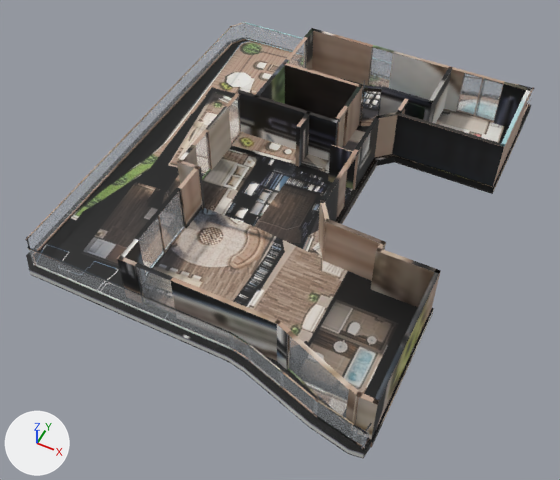
The glTF model akasya-3d/kent-47/model.glb: old version first, new version second.
The view is the same before and after, from a 50 mm lens placed at (10.3, -21.9, 23.6), pointed at (0.4, -2.2, -1.0). The lights are fixed; the arrows at lower left show +X, +Y and +Z. The picture after the commit comes second. Where no turn or scale is listed for an object, it has been applied to the vertices. Vertices at exactly the same position are counted once.

Script lines for the objects in view, before the commit:
```python
mat_baked = bpy.data.materials.new('baked')
mat_baked.use_nodes = True; mat_baked.node_tree.nodes.clear()
_N = mat_baked.node_tree.nodes; _L = mat_baked.node_tree.links
n0 = _N.new('ShaderNodeBsdfPrincipled'); n0.name = 'Principled BSDF'
n1 = _N.new('ShaderNodeOutputMaterial'); n1.name = 'Material Output'
n2 = _N.new('ShaderNodeTexImage'); n2.name = 'Image Texture'
n2.image = img_model_glb
n3 = _N.new('ShaderNodeMapping'); n3.name = 'Mapping'
n3.inputs[1].default_value = (0.000867, -14.98, 0.0)  # 'Location'
n3.inputs[3].default_value = (15.63, 15.98, 1.0)  # 'Scale'
n4 = _N.new('ShaderNodeUVMap'); n4.name = 'UV Map'
n4.uv_map = 'UVMap'
_L.new(n0.outputs[0], n1.inputs[0])  # 'BSDF' to 'Surface'
_L.new(n2.outputs[0], n0.inputs[0])  # 'Color' to 'Base Color'
_L.new(n3.outputs[0], n2.inputs[0])  # 'Vector' to 'Vector'
_L.new(n4.outputs[0], n3.inputs[0])  # 'UV' to 'Vector'
me_mesh_0 = bpy.data.meshes.new('Mesh_0')
me_mesh_0.from_pydata(...)  # 2743 vertices, 4952 faces; spans x 0.0..15.7, y -20.6..0.0, z 0.0..2.6
me_mesh_0.materials.append(mat_baked)
me_mesh_19 = bpy.data.meshes.new('Mesh_19')
me_mesh_19.from_pydata(...)  # a box spanning x 8.07..9.14, y -2.21..-2.19, z 0.36..2.61
me_mesh_19.materials.append(mat_glass_rt)  # white #edf3f9
me_mesh_22 = bpy.data.meshes.new('Mesh_22')
me_mesh_22.from_pydata(...)  # a box spanning x 5.56..7.07, y -18.55..-18.53, z 0.36..2.61
me_mesh_22.materials.append(mat_glass_rt)  # white #edf3f9
ob_mesh_0 = bpy.data.objects.new('Mesh_0', me_mesh_0)
ob_mesh_0.location = (-7.92, 10.32, -0.36)
ob_mesh_19 = bpy.data.objects.new('Mesh_19', me_mesh_19)
ob_mesh_19.location = (-7.92, 10.32, -0.36)
ob_mesh_22 = bpy.data.objects.new('Mesh_22', me_mesh_22)
ob_mesh_22.location = (-7.92, 10.32, -0.36)
# also in view: 'Mesh_21' at (-3.0, -5.7, 1.1); 'Mesh_8' at (-2.7, 8.9, 0.5); 'Mesh_2' at (-7.6, 0.0, 0.5); 'Mesh_23' at (5.2, -8.9, 1.1); 'Mesh_20' at (5.6, 8.1, 1.1)
```
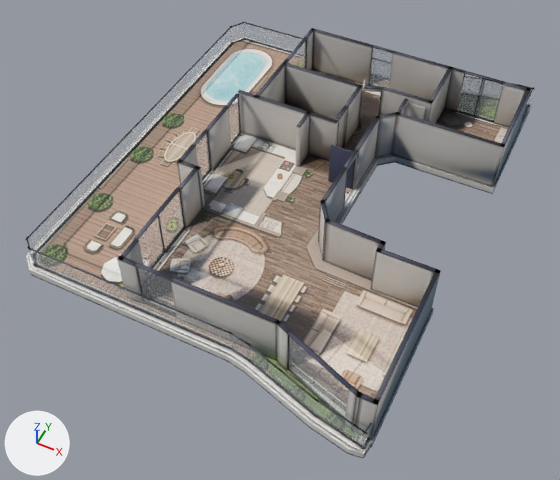
The change, as a diff of the scene's bpy script:
```diff
--- a/akasya-3d/kent-47/model.glb.py
+++ b/akasya-3d/kent-47/model.glb.py
@@ mat_baked @@
 n3 = _N.new('ShaderNodeMapping'); n3.name = 'Mapping'
-n3.inputs[1].default_value = (0.000867, -14.98, 0.0)  # 'Location'
-n3.inputs[3].default_value = (15.63, 15.98, 1.0)  # 'Scale'
+n3.inputs[1].default_value = (0.00085, -14.25, 0.0)  # 'Location'
+n3.inputs[3].default_value = (15.98, 15.2, 1.0)  # 'Scale'
 n4 = _N.new('ShaderNodeUVMap'); n4.name = 'UV Map'
@@ me_mesh_0 @@
 # used by ob_mesh_0; location = (-7.92, 10.32, -0.36)
-me_mesh_0.from_pydata(...)  # 2743 vertices, 4952 faces; spans x 0.0..15.7, y -20.6..0.0, z 0.0..2.6
+me_mesh_0.from_pydata(...)  # 2158 vertices, 3782 faces; spans x 0.0..15.7, y -20.6..0.0, z 0.0..2.6
+# me_mesh_0 part 1: 16 vertices moved within x 4.2..15.6, y -19.8..-2.3, z 0.0..0.4; 585 vertices removed from x 4.0..15.7, y -20.2..-2.0, z 0.0..0.4
+# me_mesh_0 part 2: 2646 kept faces spanning x 0.0..15.7, y -20.6..0.0, z 0.0..2.6 get new texture (UV) coordinates
 me_mesh_0.materials.append(mat_baked)
```

Boxes (x1, y1, x2, y2) around the edits, measured in the pictures (560 x 480 px):
'Mesh_0', surface changed: (25, 22, 535, 458) in both
part 1 of me_mesh_0, reshaped: before (182, 84, 528, 449); after (239, 102, 528, 449)
part 2 of me_mesh_0, surface changed: (25, 22, 535, 456) in both
